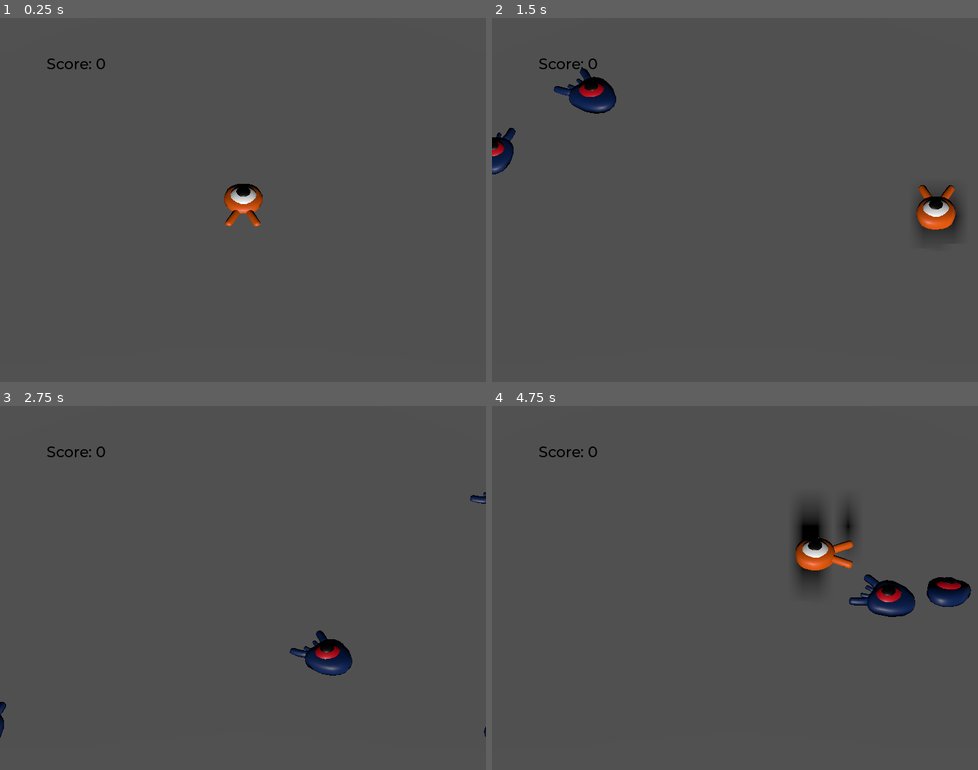
Above: before the commit, frames 1-4 (two rows, left to right).
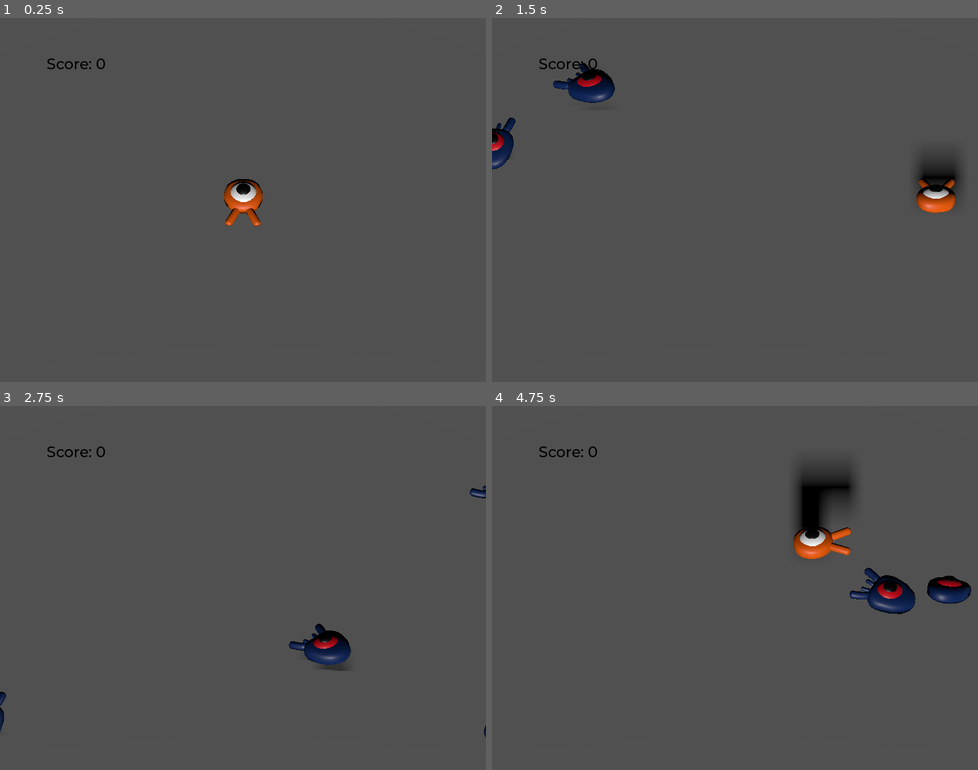
Above: after the commit, the same moments.

Repository: jinftw64/squash_the_creeps
Game: Godot game, scene res://main.tscn
Two runs of this game, one before a commit and one after it. Both use one fixed random seed, a clock stepped at 60 frames per second and the inputs below.
Inputs:
- Up to frame 1 (0.25 s): no input
- Up to frame 2 (1.5 s): tap Enter (ui_accept) at 0.5 s; hold D (move_right) 0.53-1.28 s; tap Space (jump) at 0.6, 0.77, 1.07, 1.35 s; hold S (move_back) from 1.28 s (still down)
- Up to frame 3 (2.75 s): tap Space (jump) at 1.52, 1.82, 2.1 s; release S (move_back) at 2.03 s; hold D (move_right) from 2.03 s (still down)
- Up to frame 4 (4.75 s): release D (move_right) at 2.78 s; hold W (move_forward) 2.78-3.53 s; tap Space (jump) at 2.85, 3.02, 3.32, 3.6, 3.77, 4.07, 4.35, 4.52 s; hold A (move_left) from 3.53 s (still down)

The runs differ from the first frame. In frame 1, 0.5% of the frame differs, in the area x 46-55%, y 44-58%; in frame 2, 3.1%; in frame 3, 1.2%; in frame 4, 3.7%, in the area x 62-99%, y 17-58%.

Commit message:
add float animation to player and mobs

Diff:
--- a/mob.gd
+++ b/mob.gd
@@ -16,6 +16,7 @@
 	var random_speed = randi_range(min_speed, max_speed)
 	velocity = Vector3.FORWARD * random_speed
 	velocity = velocity.rotated(Vector3.UP, rotation.y)
+	$AnimationPlayer.speed_scale = random_speed / min_speed
 
 
 func _physics_process(delta: float) -> void:
--- a/mob.tscn
+++ b/mob.tscn
@@ -1,10 +1,44 @@
-[gd_scene load_steps=4 format=3 uid="uid://fchmlfybqomc"]
+[gd_scene load_steps=6 format=3 uid="uid://fchmlfybqomc"]
 
 [ext_resource type="Script" path="res://mob.gd" id="1_x4yin"]
 [ext_resource type="PackedScene" uid="uid://dy5ly6kgslke" path="res://art/mob.glb" id="2_7bjlf"]
 
 [sub_resource type="BoxShape3D" id="BoxShape3D_2d17d"]
 size = Vector3(1.2731, 1, 1.68146)
+
+[sub_resource type="Animation" id="Animation_o2mfh"]
+resource_name = "float"
+length = 1.2
+loop_mode = 1
+tracks/0/type = "value"
+tracks/0/imported = false
+tracks/0/enabled = true
+tracks/0/path = NodePath("Pivot/Character:position")
+tracks/0/interp = 1
+tracks/0/loop_wrap = true
+tracks/0/keys = {
+"times": PackedFloat32Array(0.3, 0.7, 1.2),
+"transitions": PackedFloat32Array(0.203063, 2.14355, 1),
+"update": 0,
+"values": [Vector3(0, 0, 0), Vector3(0, 0.65, 0), Vector3(0, 0.35, 0)]
+}
+tracks/1/type = "value"
+tracks/1/imported = false
+tracks/1/enabled = true
+tracks/1/path = NodePath("Pivot/Character:rotation")
+tracks/1/interp = 1
+tracks/1/loop_wrap = true
+tracks/1/keys = {
+"times": PackedFloat32Array(0.1, 0.5, 1.2),
+"transitions": PackedFloat32Array(0.203063, 0.406129, 1),
+"update": 0,
+"values": [Vector3(0, 0, 0), Vector3(0.139626, 0, 0), Vector3(-0.15708, 0, 0)]
+}
+
+[sub_resource type="AnimationLibrary" id="AnimationLibrary_810l2"]
+_data = {
+"float": SubResource("Animation_o2mfh")
+}
 
 [node name="Mob" type="CharacterBody3D" groups=["mobs"]]
 collision_layer = 2
@@ -14,6 +48,7 @@
 [node name="Pivot" type="Node3D" parent="."]
 
 [node name="Character" parent="Pivot" instance=ExtResource("2_7bjlf")]
+transform = Transform3D(1, 0, 0, 0, 0.987688, 0.156434, 0, -0.156434, 0.987688, 0, 0.35, 0)
 
 [node name="CollisionShape3D" type="CollisionShape3D" parent="."]
 transform = Transform3D(1, 0, 0, 0, 1, 0, 0, 0, 1, 0.00624084, 0.494371, -0.051239)
@@ -23,4 +58,10 @@
 transform = Transform3D(1, 0, 0, 0, 1, 0, 0, 0, 1, 0, 0.304206, 0.239036)
 aabb = AABB(-1.1585, -0.624695, -1.70107, 2.317, 1.24939, 3.38748)
 
+[node name="AnimationPlayer" type="AnimationPlayer" parent="."]
+libraries = {
+"": SubResource("AnimationLibrary_810l2")
+}
+autoplay = "float"
+
 [connection signal="screen_exited" from="VisibleOnScreenNotifier3D" to="." method="_on_visible_on_screen_notifier_3d_screen_exited"]
--- a/player.gd
+++ b/player.gd
@@ -27,6 +27,9 @@
 	if direction != Vector3.ZERO:
 		direction = direction.normalized()
 		$Pivot.basis = Basis.looking_at(direction)
+		$AnimationPlayer.speed_scale = 4
+	else:
+		$AnimationPlayer.speed_scale = 1
 
 	# ground velocity
 	target_velocity.x = direction.x * speed
@@ -59,6 +62,8 @@
 
 	move_and_slide()
 
+	$Pivot.rotation.x = PI / 6 * velocity.y / jump_impulse
+
 
 func die():
 	hit.emit()
--- a/player.tscn
+++ b/player.tscn
@@ -9,11 +9,74 @@
 [sub_resource type="CylinderShape3D" id="CylinderShape3D_e7ila"]
 height = 0.170944
 
+[sub_resource type="Animation" id="Animation_rgqdb"]
+resource_name = "float"
+length = 1.2
+loop_mode = 1
+tracks/0/type = "value"
+tracks/0/imported = false
+tracks/0/enabled = true
+tracks/0/path = NodePath("Pivot/Character:position")
+tracks/0/interp = 1
+tracks/0/loop_wrap = true
+tracks/0/keys = {
+"times": PackedFloat32Array(0.3, 0.7, 1.2),
+"transitions": PackedFloat32Array(0.203063, 2.14355, 1),
+"update": 0,
+"values": [Vector3(0, 0, 0), Vector3(0, 0.65, 0), Vector3(0, 0.35, 0)]
+}
+tracks/1/type = "value"
+tracks/1/imported = false
+tracks/1/enabled = true
+tracks/1/path = NodePath("Pivot/Character:rotation")
+tracks/1/interp = 1
+tracks/1/loop_wrap = true
+tracks/1/keys = {
+"times": PackedFloat32Array(0.1, 0.5, 1.2),
+"transitions": PackedFloat32Array(0.203063, 0.406129, 1),
+"update": 0,
+"values": [Vector3(0, 0, 0), Vector3(0.139626, 0, 0), Vector3(-0.15708, 0, 0)]
+}
+
+[sub_resource type="Animation" id="Animation_f8vpq"]
+length = 0.001
+tracks/0/type = "value"
+tracks/0/imported = false
+tracks/0/enabled = true
+tracks/0/path = NodePath("Pivot/Character:position")
+tracks/0/interp = 1
+tracks/0/loop_wrap = true
+tracks/0/keys = {
+"times": PackedFloat32Array(0),
+"transitions": PackedFloat32Array(1),
+"update": 0,
+"values": [Vector3(0, 0, 0)]
+}
+tracks/1/type = "value"
+tracks/1/imported = false
+tracks/1/enabled = true
+tracks/1/path = NodePath("Pivot/Character:rotation")
+tracks/1/interp = 1
+tracks/1/loop_wrap = true
+tracks/1/keys = {
+"times": PackedFloat32Array(0),
+"transitions": PackedFloat32Array(1),
+"update": 0,
+"values": [Vector3(0, 0, 0)]
+}
+
+[sub_resource type="AnimationLibrary" id="AnimationLibrary_34joh"]
+_data = {
+"RESET": SubResource("Animation_f8vpq"),
+"float": SubResource("Animation_rgqdb")
+}
+
 [node name="Player" type="CharacterBody3D"]
 collision_mask = 6
 script = ExtResource("1_djyh1")
 
 [node name="Pivot" type="Node3D" parent="."]
+transform = Transform3D(1, 0, 0, 0, 1, 0, 0, 0, 1, 0, 0.211204, 0)
 
 [node name="Character" parent="Pivot" instance=ExtResource("1_cbimj")]
 
@@ -30,4 +93,10 @@
 transform = Transform3D(2.5, 0, 0, 0, 2.5, 0, 0, 0, 2.5, 0, 0.616012, 0)
 shape = SubResource("CylinderShape3D_e7ila")
 
+[node name="AnimationPlayer" type="AnimationPlayer" parent="."]
+libraries = {
+"": SubResource("AnimationLibrary_34joh")
+}
+autoplay = "float"
+
 [connection signal="body_entered" from="MobDetector" to="." method="_on_mob_detector_body_entered"]
Not shown: 1 places in player.tscn that only renumber resources
